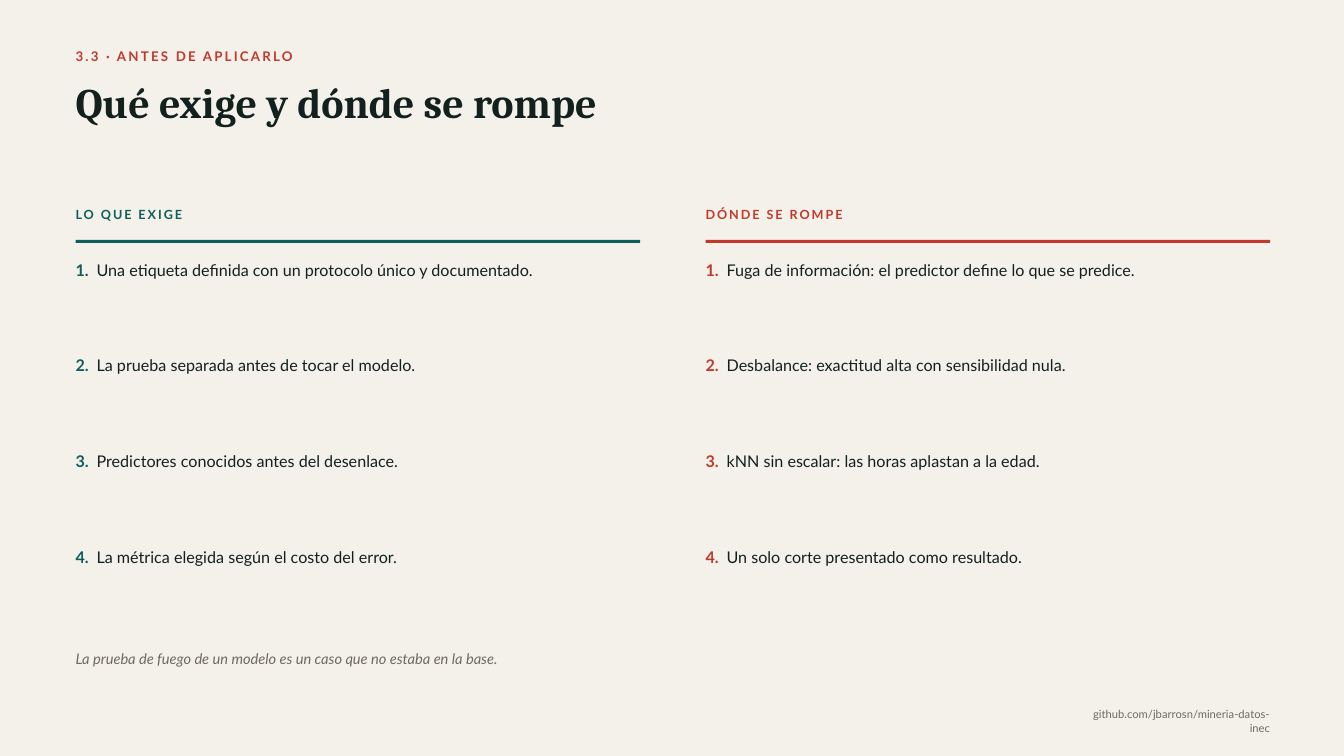
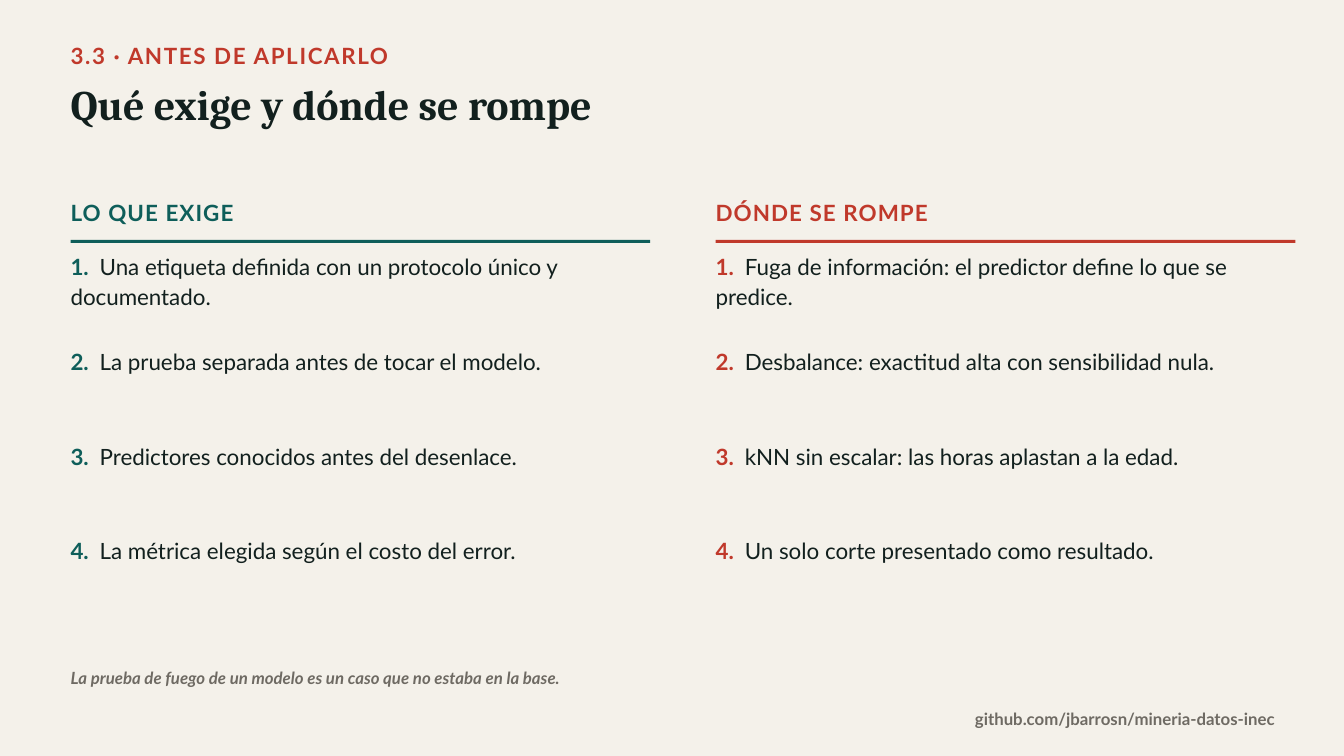
Before and after one commit to jbarrosn/mineria-datos-inec, a slide deck: slide 9 of docs/diapositivas/03_aprendizaje_automatico.pptx. Drawn at 1344x756 pixels with LibreOffice and Linux fonts; fonts in the diff are those of the drawing. Boxes give left, top, right and bottom in pixels: in the first picture for what was removed or moved away, otherwise in the second. Text is boxed around its words. In the diff, an @@ line names an element or a change of style, - is before the commit and + after.

```diff
--- a/docs/diapositivas/03_aprendizaje_automatico.pptx
+++ b/docs/diapositivas/03_aprendizaje_automatico.pptx
@@ text "3.3 · ANTES DE APLICARLO" at [71,47,388,64]: size 9.5 to 16 pt, letter spacing 1.6 to 1.2 pt @@
@@ text "Qué exige y dónde se ..." at [71,90,592,130]: line spacing 0.98 to 0.95 @@
@@ text "LO QUE EXIGE" at [71,204,234,224]: size 9 to 16 pt, letter spacing 1.4 to 0.8 pt @@
@@ text "DÓNDE SE ROMPE" at [716,202,927,221]: size 9 to 16 pt, letter spacing 1.4 to 0.8 pt @@
@@ text "DÓNDE SE ROMPE": place and size @@
-text "DÓNDE SE ROMPE" at [706,208,843,219]
+text "DÓNDE SE ROMPE" at [716,202,927,221]
@@ rectangle: place and size @@
-rectangle at [76,240,640,243]
+rectangle at [71,240,650,243]
@@ text "1. Fuga de información: el ...": place and size @@
-text "1. Fuga de información: el ..." at [706,264,1135,279]
+text "1. Fuga de información: el ..." at [716,258,1226,309]
@@ rectangle: place and size @@
-rectangle at [706,240,1270,243]
+rectangle at [716,240,1296,243]
@@ text "2. Desbalance: exactitud alta con ...": place and size @@
-text "2. Desbalance: exactitud alta con ..." at [706,359,1066,371]
+text "2. Desbalance: exactitud alta con ..." at [716,353,1215,370]
@@ text "3. Predictores conocidos antes del ...": place and size @@
-text "3. Predictores conocidos antes del ..." at [76,455,398,467]
+text "3. Predictores conocidos antes del ..." at [71,448,517,465]
@@ text "3. kNN sin escalar: las ...": place and size @@
-text "3. kNN sin escalar: las ..." at [706,455,1039,470]
+text "3. kNN sin escalar: las ..." at [716,448,1178,469]
@@ text "4. La métrica elegida según ...": place and size @@
-text "4. La métrica elegida según ..." at [76,551,397,566]
+text "4. La métrica elegida según ..." at [71,542,516,563]
@@ size 11.5 to 16 pt; line spacing 1.15 to 1.12 in 8 elements at [71,258,558,305], [71,353,541,374], [71,448,517,465], [71,542,516,563], [716,258,1226,309], [716,353,1215,370], [716,448,1178,469], [716,542,1153,563] @@
@@ text "4. Un solo corte presentado ...": place and size @@
-text "4. Un solo corte presentado ..." at [706,551,1022,566]
+text "4. Un solo corte presentado ..." at [716,542,1153,563]
@@ text "La prueba de fuego de ...": place and size @@
-text "La prueba de fuego de ..." at [76,653,497,667]
+text "La prueba de fuego de ..." at [71,671,560,687]
@@ text "La prueba de fuego de ..." at [71,671,560,687]: size 10.5 to 12 pt, bold on @@
@@ text "github.com/jbarrosn/mineria-datos-inec": place and size @@
-text "github.com/jbarrosn/mineria-datos-inec" at [1093,710,1270,732]
+text "github.com/jbarrosn/mineria-datos-inec" at [975,712,1275,728]
@@ text "github.com/jbarrosn/mineria-datos-inec" at [975,712,1275,728]: size 8 to 12 pt, bold on @@
```
Also in this commit, not shown: 14 other slides changed, 5 other files.
